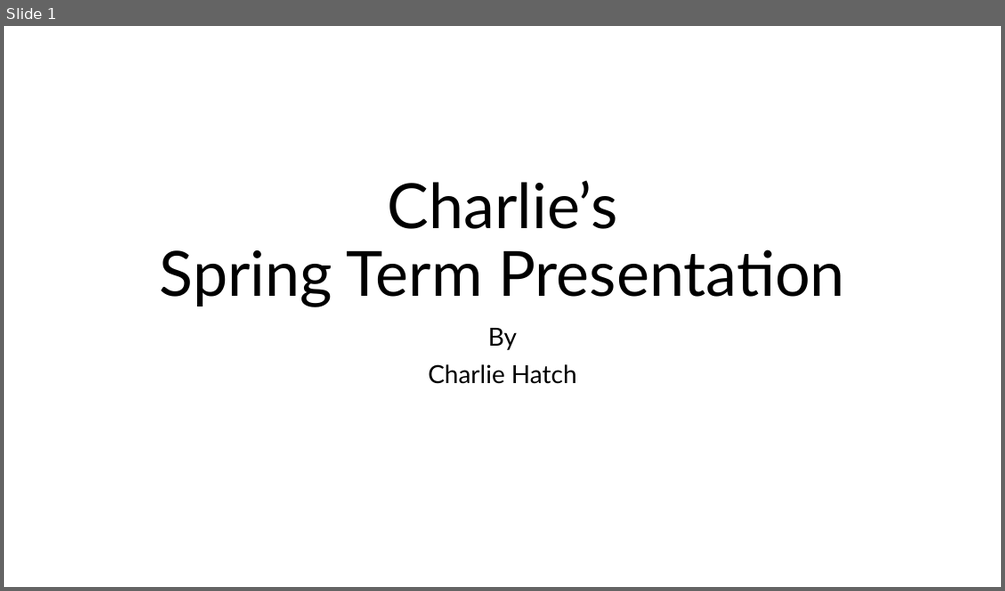
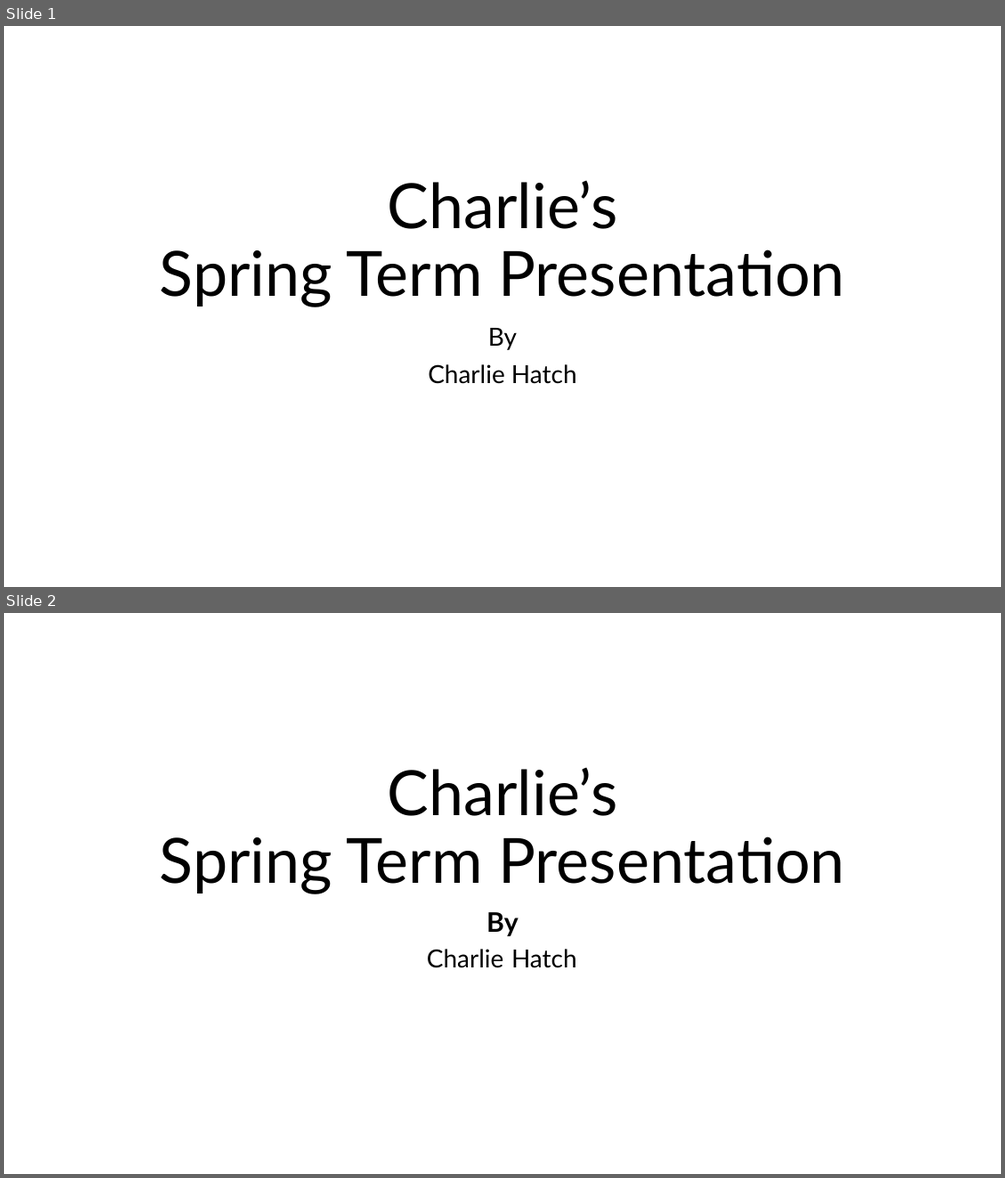
Before and after one commit to CTH-npitx/Presentations, a slide deck: Current Presentation/Spring 2026.pptx. Shown one above the other, each under a label of ours: slide 1 before the commit, slides 1 and 2 after it. The pictures are 1005x591 and 1005x1178 pixels, drawn with LibreOffice and Linux fonts; fonts in the diff are those of the drawing. Boxes give left, top, right and bottom in pixels: in the first picture for what was removed or moved away, otherwise in the second. Text is boxed around its words. In the diff, an @@ line names an element or a change of style, - is before the commit and + after.

```diff
--- a/Current Presentation/Spring 2026.pptx
+++ b/Current Presentation/Spring 2026.pptx
@@ slide 2 added at (4,613,1001,1174), background #FFFFFF @@
@@ title added at (160,767,844,894), 60 pt, text #000000 @@
+Charlie’s
+Spring Term Presentation
@@ text added at (486,912,518,936), 25.9 pt, text #000000, bold @@
+By
@@ text added at (427,949,504,968), 24 pt, text #000000 @@
+Charlie
@@ text added at (511,949,577,968), 24 pt, text #000000 @@
+Hatch
```
